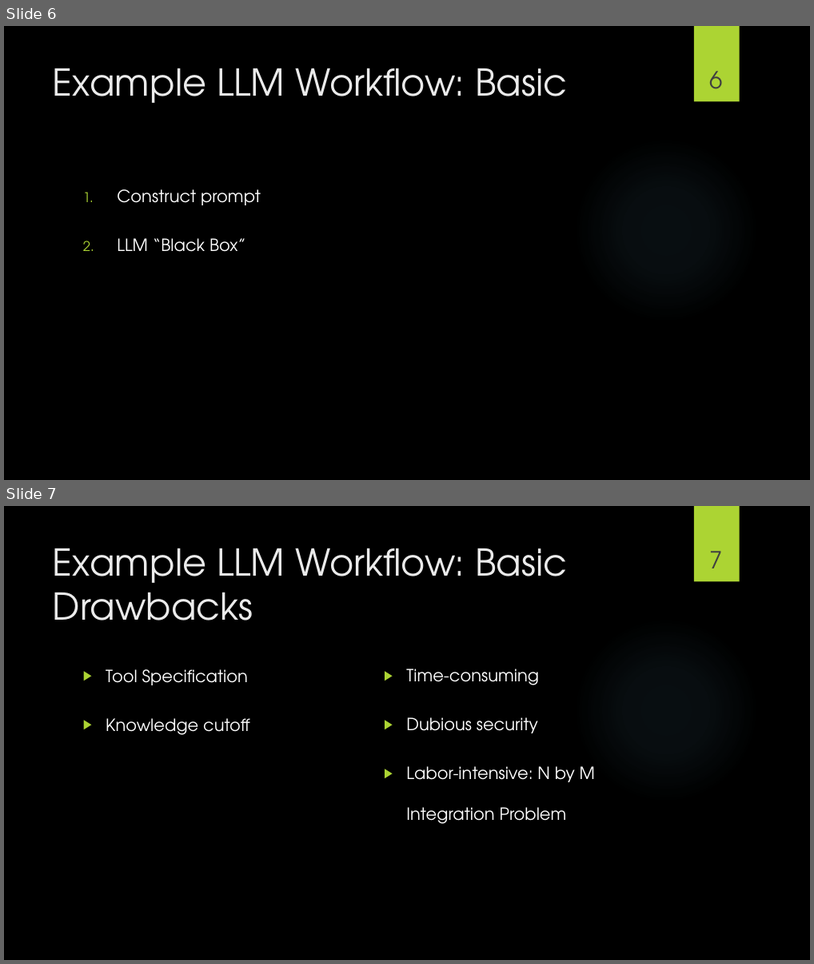
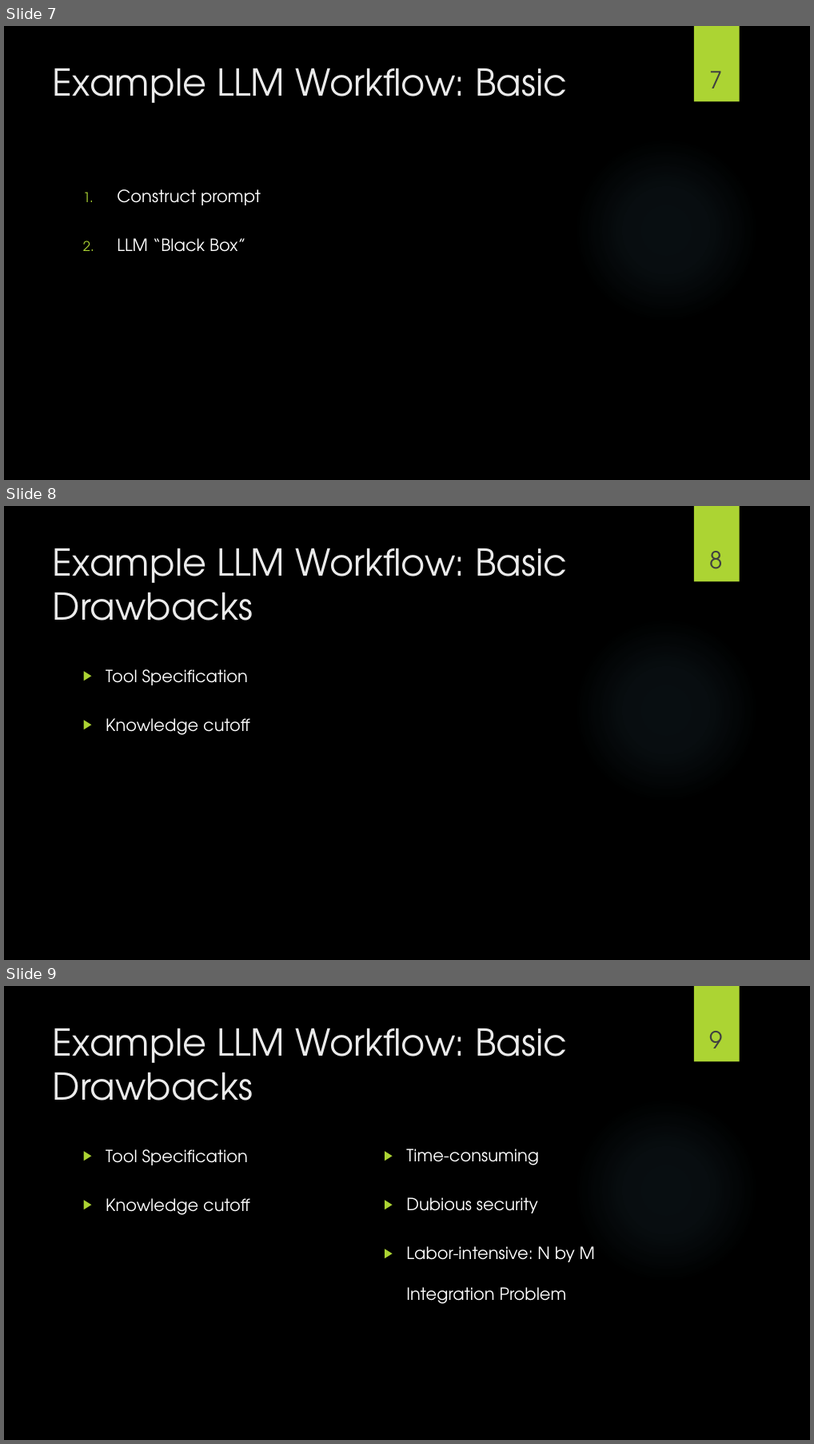
Before and after one commit to frank113/mcp_nycr_demo, a slide deck: slides/mcp_slides.pptx. Shown one above the other, each under a label of ours: slides 6 and 7 before the commit, slides 7, 8 and 9 after it. The pictures are 814x964 and 814x1444 pixels, drawn with LibreOffice and Linux fonts; fonts in the diff are those of the drawing; background and template pictures are left out. Boxes give left, top, right and bottom in pixels: in the first picture for what was removed or moved away, otherwise in the second. Text is boxed around its words. In the diff, an @@ line names an element or a change of style, - is before the commit and + after.

```diff
--- a/slides/mcp_slides.pptx
+++ b/slides/mcp_slides.pptx
@@ slide 8 added at (4, 506, 810, 960), background picture (left out); not listed: 2 template elements that a slide beside it also shows @@
@@ title added at (53, 548, 567, 620), 44 pt, text #EBEBEB @@
+Example LLM Workflow: Basic Drawbacks
@@ page number added at (710, 551, 722, 569), 28 pt, text #404040 @@
+8
@@ text added at (106, 669, 250, 735), 20 pt, text #FFFFFF @@
+▶ Tool Specification
+▶ Knowledge cutoff
@@ what was slide 6 is now slide 7 @@
@@ page number at (710, 71, 722, 88): text changed @@
-6
+7
@@ what was slide 7 is now slide 9 @@
@@ page number at (710, 1031, 722, 1048): text changed @@
-7
+9
```
Also in this commit, not shown: 7 slides changed, 4 other slides added, 2 other files.
